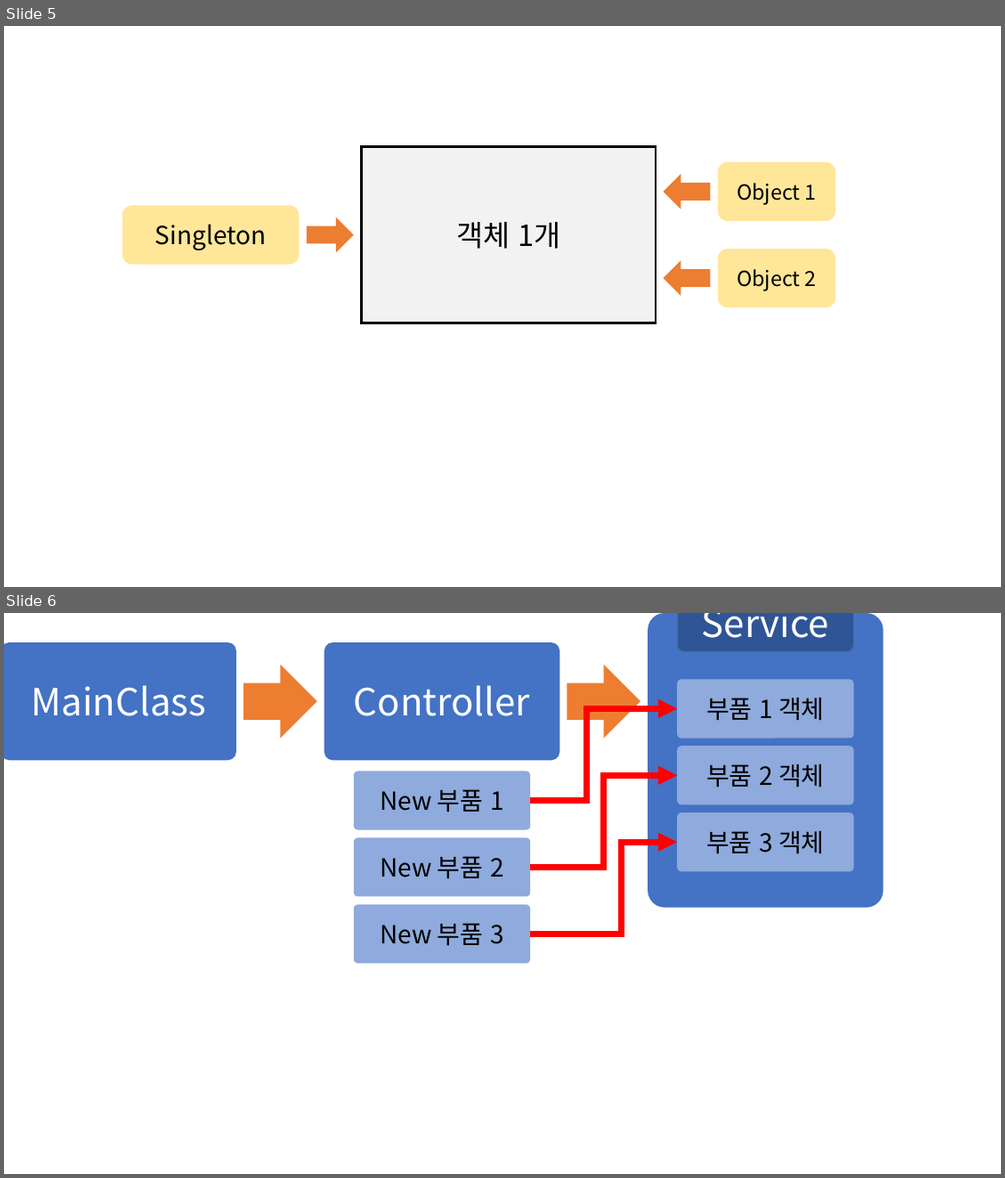
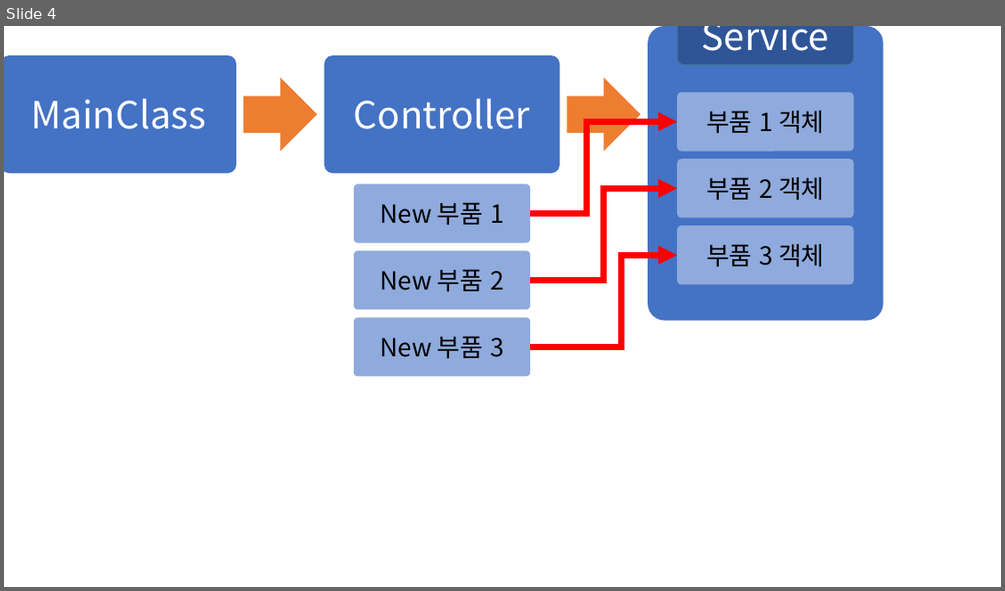
Before and after one commit to ho8566z/daily_log, a slide deck: notion/create_notion_img.pptx. Shown one above the other, each under a label of ours: slides 5 and 6 before the commit, slide 4 after it. The pictures are 1005x1178 and 1005x591 pixels, drawn with LibreOffice and Linux fonts; fonts in the diff are those of the drawing. Boxes give left, top, right and bottom in pixels: in the first picture for what was removed or moved away, otherwise in the second. Text is boxed around its words. In the diff, an @@ line names an element or a change of style, - is before the commit and + after.

```diff
--- a/notion/create_notion_img.pptx
+++ b/notion/create_notion_img.pptx
@@ slide 5 removed at (4,26,1001,587), background #FFFFFF @@
@@ group removed at (122,146,835,323): 3 rounded rectangles, 3 right arrows, 1 rectangle @@
-객체 1개
-Singleton
-Object 1
-Object 2
@@ what was slide 6 is now slide 4 @@
```
Also in this commit, not shown: 1 slide added, 2 other slides removed, 2 other files.
